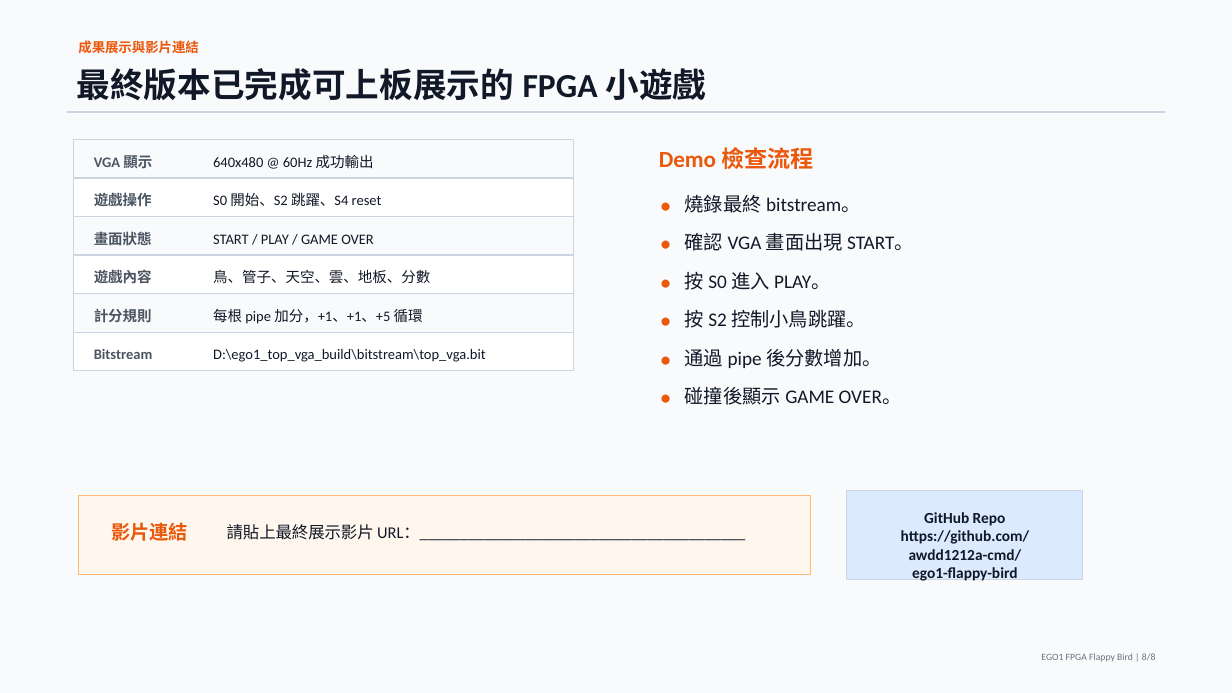
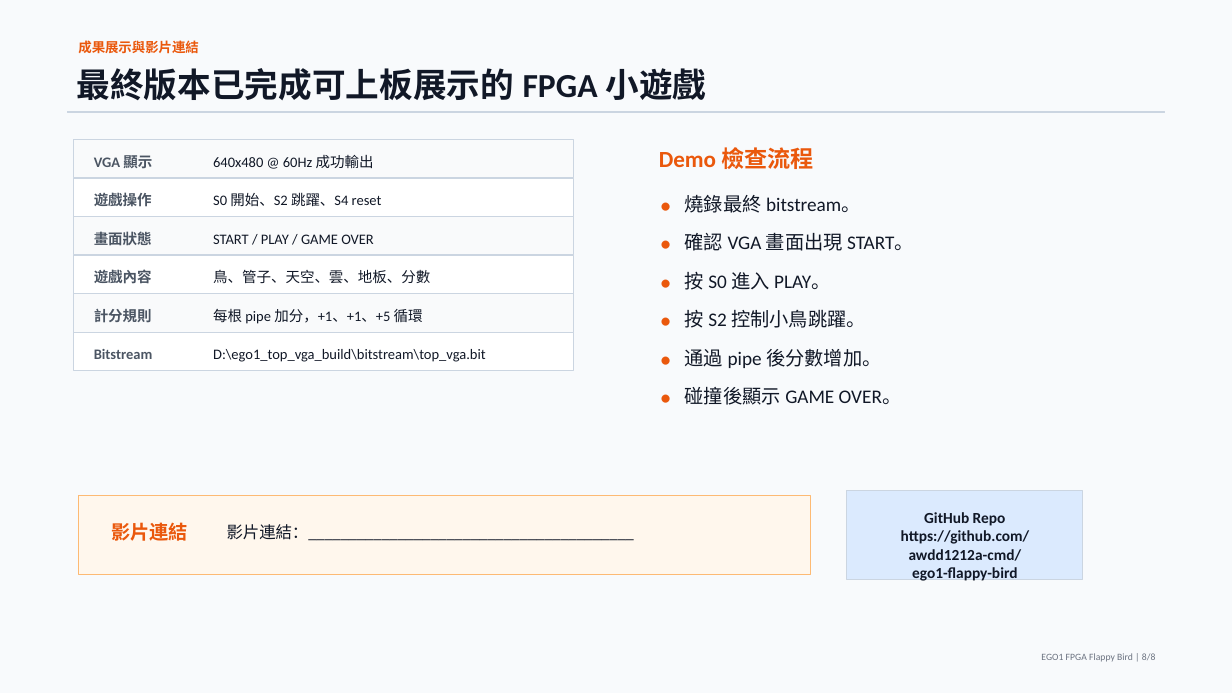
Before and after one commit to awdd1212a-cmd/ego1-flappy-bird, a slide deck: slide 8 of outputs/EGO1_Flappy_Bird_FPGA_8頁書面型PPT報告.pptx. Drawn at 1232x693 pixels with LibreOffice and Linux fonts; fonts in the diff are those of the drawing. Boxes give left, top, right and bottom in pixels: in the first picture for what was removed or moved away, otherwise in the second. Text is boxed around its words. In the diff, an @@ line names an element or a change of style, - is before the commit and + after.

Commit message:
docs: simplify video link field

```diff
--- a/outputs/EGO1_Flappy_Bird_FPGA_8頁書面型PPT報告.pptx
+++ b/outputs/EGO1_Flappy_Bird_FPGA_8頁書面型PPT報告.pptx
@@ text at box(227, 524, 634, 541): text changed @@
-請貼上最終展示影片 URL：________________________________________
+影片連結：________________________________________
```
